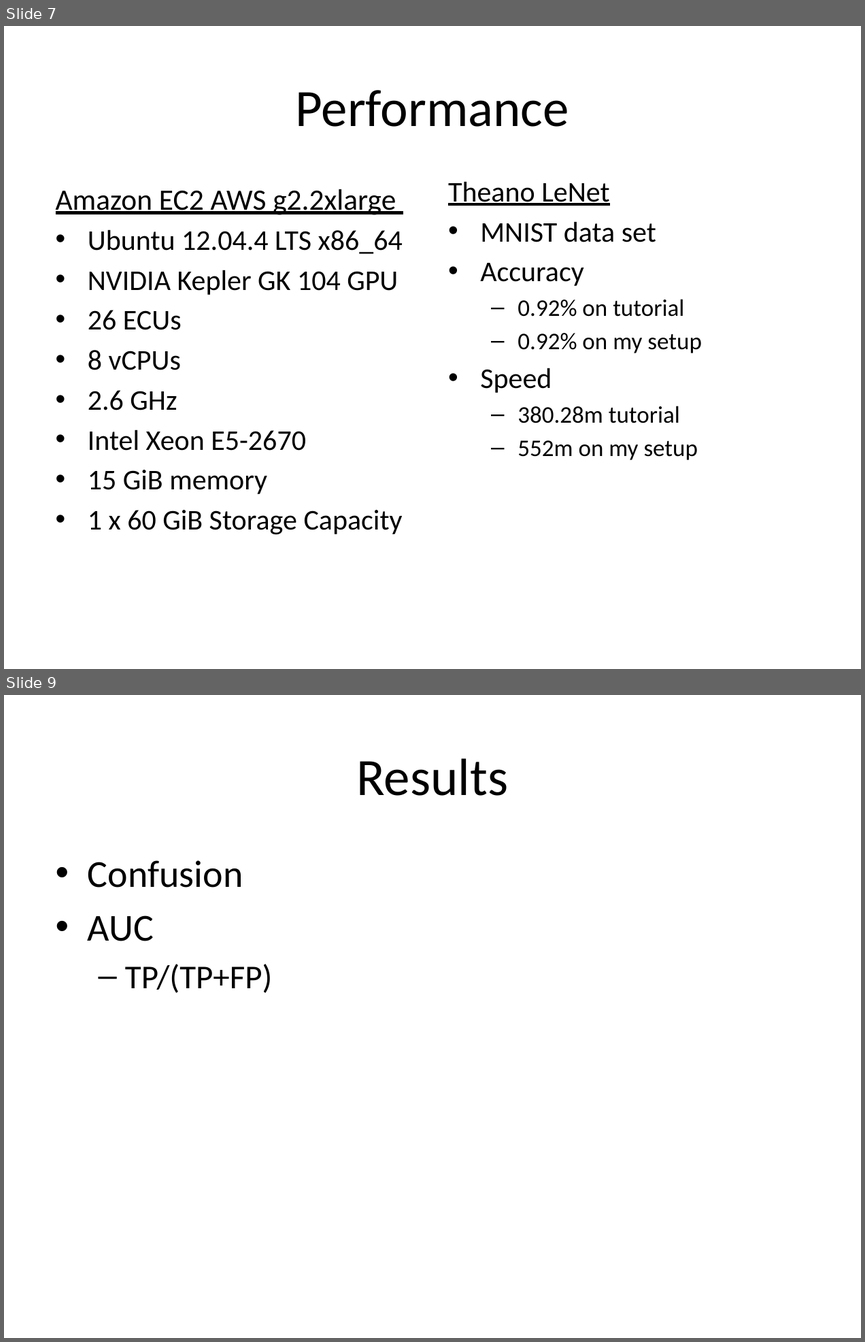
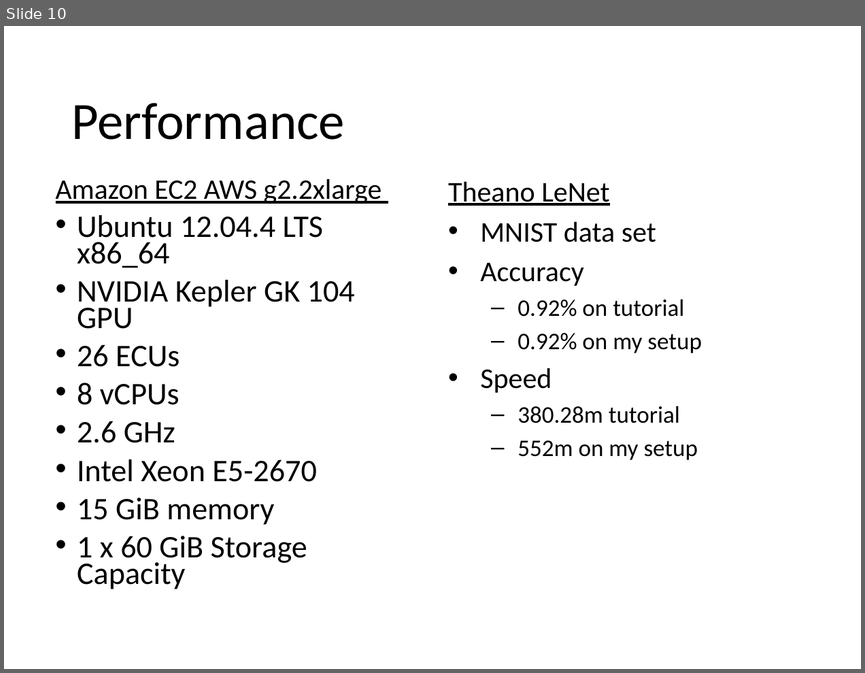
Before and after one commit to rbroberg/uccs.edu, a slide deck: cs5870/project/LeNet5 EEG.pptx. Shown one above the other, each under a label of ours: slides 7 and 9 before the commit, slide 10 after it; the slides between them are not shown. The pictures are 865x1342 and 865x673 pixels, drawn with LibreOffice and Linux fonts; fonts in the diff are those of the drawing. Boxes give left, top, right and bottom in pixels: in the first picture for what was removed or moved away, otherwise in the second. Text is boxed around its words. In the diff, an @@ line names an element or a change of style, - is before the commit and + after.

```diff
--- a/cs5870/project/LeNet5 EEG.pptx
+++ b/cs5870/project/LeNet5 EEG.pptx
@@ slide 9 removed at [4, 695, 861, 1338], background #FFFFFF @@
@@ title removed at [356, 758, 508, 796] @@
-Results
@@ text removed at [88, 860, 272, 993] @@
-• Confusion
-• AUC
-  – TP/(TP+FP)
@@ what was slide 7 is now slide 10 @@
@@ slide 10 changed as well @@
@@ title "Performance": place and size @@
-title "Performance" at [296, 90, 569, 127]
+title "Performance" at [71, 103, 345, 140]
@@ title "Performance" at [71, 103, 345, 140]: alignment centre to left; line spacing 1 to 0.9 @@
@@ text "Amazon EC2 AWS g2.2xlarge" at [56, 179, 382, 589]: size 24.8 to 23.8 pt in "Amazon EC2 AWS g2.2xlarge"; size 24 to 26.4 pt in "Ubuntu 12.04.4 LTS x86_64", "NVIDIA Kepler GK 104 GPU", "26 ECUs", "8 vCPUs" and 4 more places; line spacing 1 to 0.7; more space between paragraphs; indent changed @@
```
Also in this commit, not shown: 4 other slides changed, 7 slides added, 3 other slides removed.
